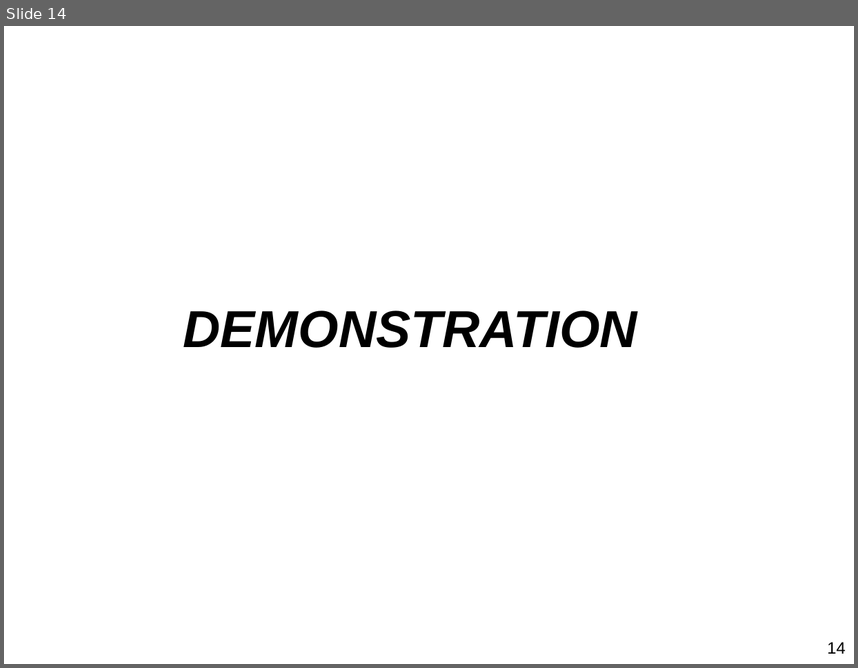
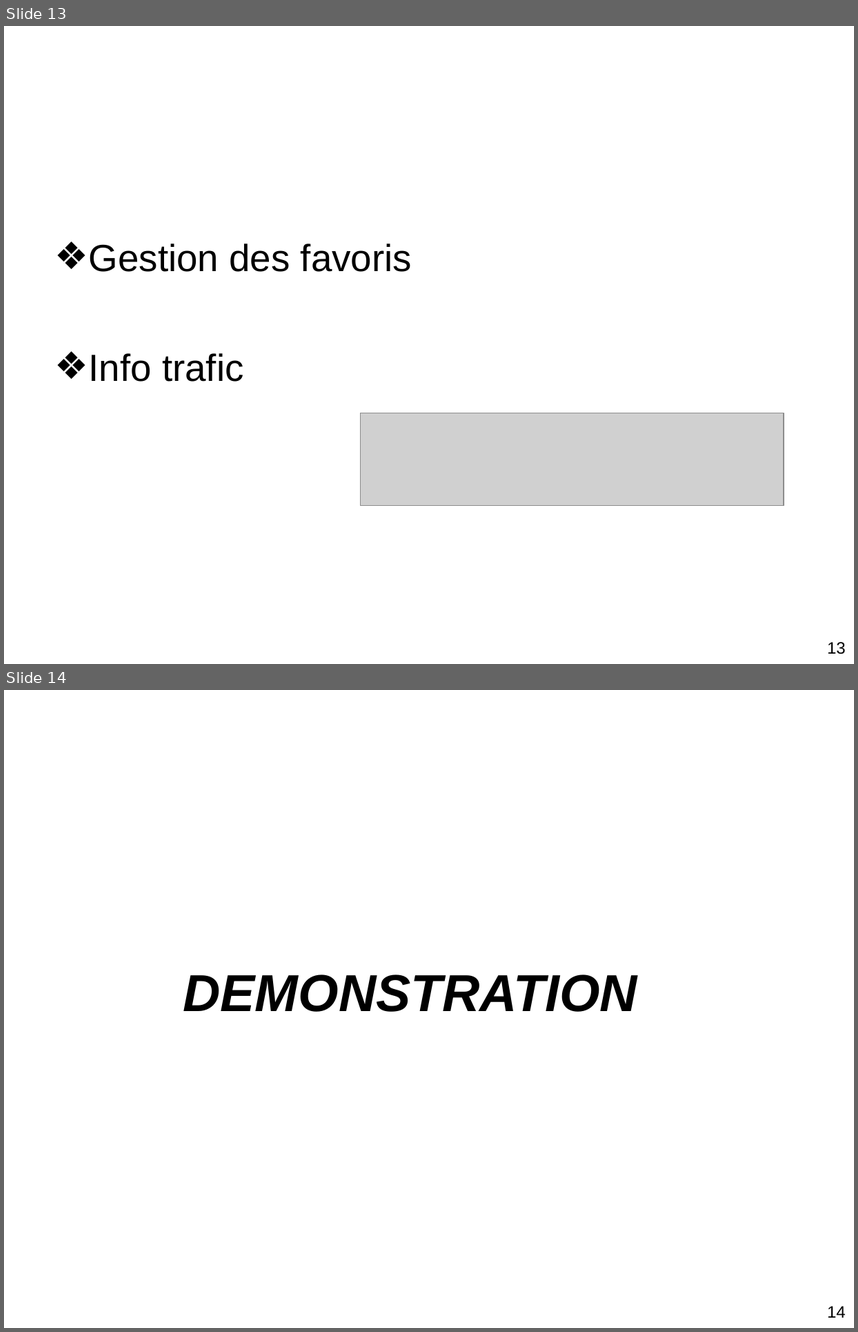
Before and after one commit to axelajv/FirefoxOS-ProjetDLL, a slide deck: PowerPoint/PPT Projet-DLL.ppt. Shown one above the other, each under a label of ours: slide 14 before the commit, slides 13 and 14 after it. The pictures are 858x668 and 858x1332 pixels, drawn with LibreOffice and Linux fonts; fonts in the diff are those of the drawing; grey boxes stand for pictures; background and template pictures are left out. Boxes give left, top, right and bottom in pixels: in the first picture for what was removed or moved away, otherwise in the second. Text is boxed around its words. In the diff, an @@ line names an element or a change of style, - is before the commit and + after.

```diff
--- a/PowerPoint/PPT Projet-DLL.ppt
+++ b/PowerPoint/PPT Projet-DLL.ppt
@@ slide 13 added at box(4, 26, 854, 664), background picture (left out) @@
@@ title added at box(47, 27, 813, 113), 44 pt, text #FFFFFF, bold @@
+Evolution
@@ text added at box(89, 243, 412, 381), 32 pt, text #000000 @@
+❖ Gestion des favoris
+❖ Info trafic
@@ picture added at box(360, 413, 784, 506) @@
@@ page number added at box(827, 641, 846, 654), 14 pt, text #000000 @@
+13
```
Also in this commit, not shown: 7 slides changed, 1 slide removed.
